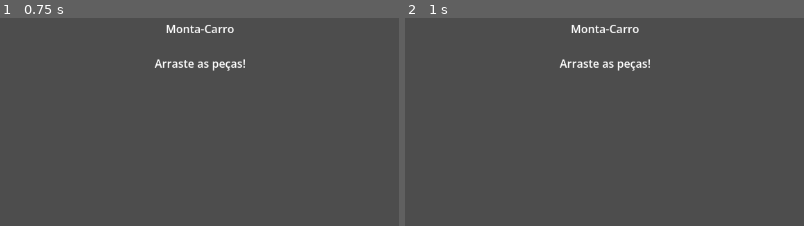
Above: before the commit, frames 1-2 (left to right).
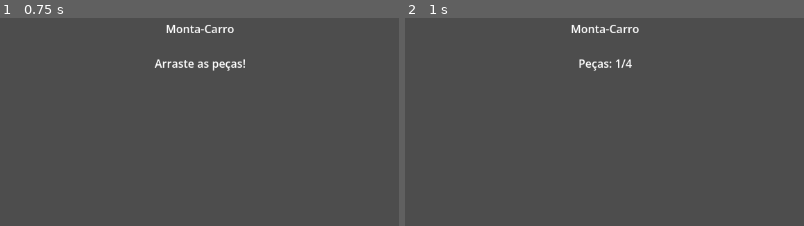
Above: after the commit, the same moments.

Repository: talesrt/Monta-Carro
Game: Godot game, scene res://scenes/main.tscn
The game is run twice, just before and just after one commit, with the same random seed, the same clock (stepped at 60 frames per second) and the same inputs.
Inputs (mouse positions are % of the whole screen's width and height, from its top left):
- Up to frame 1 (0.75 s): tap Enter at 0.5 s; move the mouse to (45, 68) at 0.52 s; hold Up (ui_up) from 0.53 s (still down); click (45, 68) at 0.67 s
- Up to frame 2 (1 s): keep holding Up (ui_up)
The pictures show only the part of the screen within x 25-75%, y 0-50%; the shares and areas given below are measured in that part.

Frame 1 is identical in both runs. In frame 2, 0.6% of the frame differs, in the area x 38-62%, y 19-26%.

Commit message:
Fix: procurar peças dentro de PartsContainer

Diff:
--- a/scenes/car/assembly.tscn
+++ b/scenes/car/assembly.tscn
@@ -7,6 +7,7 @@
 
 [node name="AssemblySystem" type="Node3D"]
 script = ExtResource("1_asm")
+parts_container = NodePath("PartsContainer")
 
 [node name="PartsContainer" type="Node3D" parent="."]
 
@@ -28,7 +29,5 @@
 visible = false
 
 [node name="TargetChassis" type="Marker3D" parent="TargetMarkers"]
-transform = Transform3D(1, 0, 0, 0, 1, 0, 0, 0, 1, 0, 0.5, 0)
 
 [node name="TargetEngine" type="Marker3D" parent="TargetMarkers"]
-transform = Transform3D(1, 0, 0, 0, 1, 0, 0, 0, 1, 0.5, 0.7, 0)
--- a/scripts/systems/assembly_system.gd
+++ b/scripts/systems/assembly_system.gd
@@ -14,25 +14,42 @@
 var placed_count: int = 0
 
 func _ready() -> void:
-	# Encontrar todas as peças automaticamente
-	# Se parts_container está definido, procurar nele
-	# Senão, procurar nos filhos deste nó
-	var container = parts_container
-	if not container:
-		container = self  # Usar este nó se não há parts_container
+	# Procurar peças
+	_find_parts()
+	print("[Assembly] Sistema de montagem pronto. Peças: ", parts.size())
 
-	print("[Assembly] Procurando peças em: ", container.name)
+func _find_parts() -> void:
+	var container: Node
 
-	for child in container.get_children():
-		print("[Assembly] Checking child: ", child.name, " type: ", typeof(child))
+	# Se parts_container está definido, usar ele
+	if parts_container:
+		container = parts_container
+		print("[Assembly] Usando parts_container definido: ", container.name)
+	else:
+		# Se não, procurar PartsContainer como filho
+		container = get_node_or_null("PartsContainer")
+		if container:
+			print("[Assembly] PartsContainer encontrado automaticamente")
+		else:
+			# Se não encontrar, usar este nó
+			container = self
+			print("[Assembly] Usando self como container")
+
+	if container:
+		# Procurar peças nos filhos (e netos)
+		_find_parts_in_node(container)
+
+func _find_parts_in_node(node: Node) -> void:
+	for child in node.get_children():
 		if child is DraggablePart:
 			parts.append(child)
 			# Conectar sinal diretamente aqui para garantir
 			if not child.placed_correctly.is_connected(_on_part_placed):
 				child.placed_correctly.connect(_on_part_placed)
-			print("[Assembly] Encontrada e conectada peça: ", child.part_name)
-
-	print("[Assembly] Sistema de montagem pronto. Peças: ", parts.size())
+			print("[Assembly] Encontrada peça: ", child.part_name)
+		# Procurar nos netos também (recursivo)
+		if child.get_child_count() > 0:
+			_find_parts_in_node(child)
 
 func get_total_parts() -> int:
 	return parts.size()
